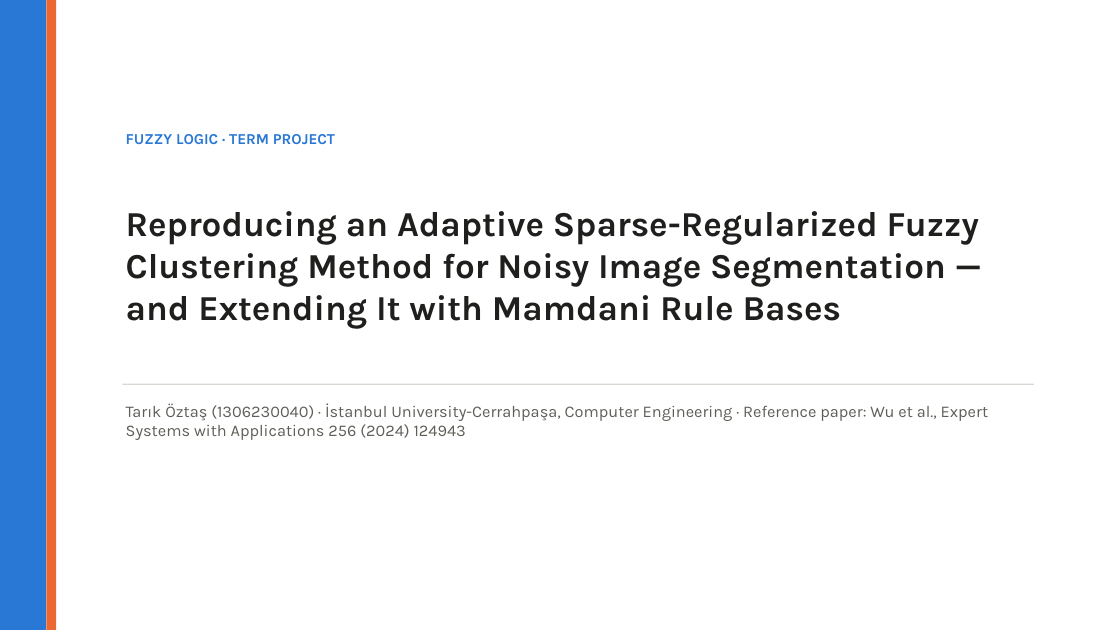
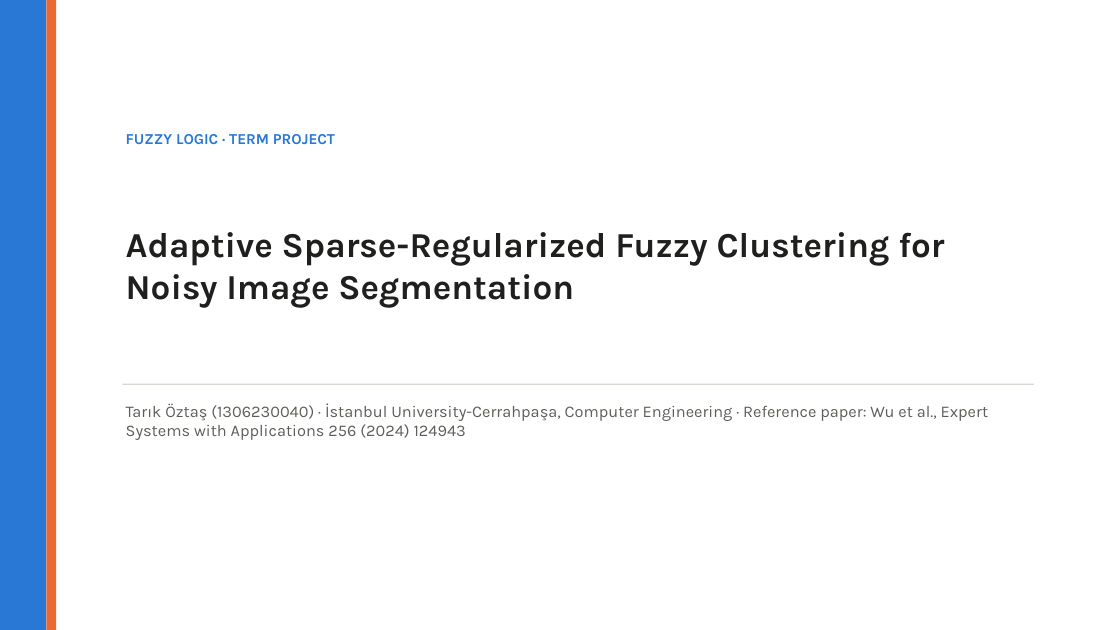
Before and after one commit to tarikoztas/fuzzy-logic-project, a slide deck: slide 1 of presentation/presentation.pptx. Drawn at 1120x630 pixels with LibreOffice and Linux fonts; fonts in the diff are those of the drawing. Boxes give left, top, right and bottom in pixels: in the first picture for what was removed or moved away, otherwise in the second. Text is boxed around its words. In the diff, an @@ line names an element or a change of style, - is before the commit and + after.

```diff
--- a/presentation/presentation.pptx
+++ b/presentation/presentation.pptx
@@ text at box(126, 232, 944, 308): text changed @@
-Reproducing an Adaptive Sparse-Regularized Fuzzy Clustering Method for Noisy Image Segmentation — and Extending It with Mamdani Rule Bases
+Adaptive Sparse-Regularized Fuzzy Clustering for Noisy Image Segmentation
```
Also in this commit, not shown: 26 other slides changed, 9 other files.
